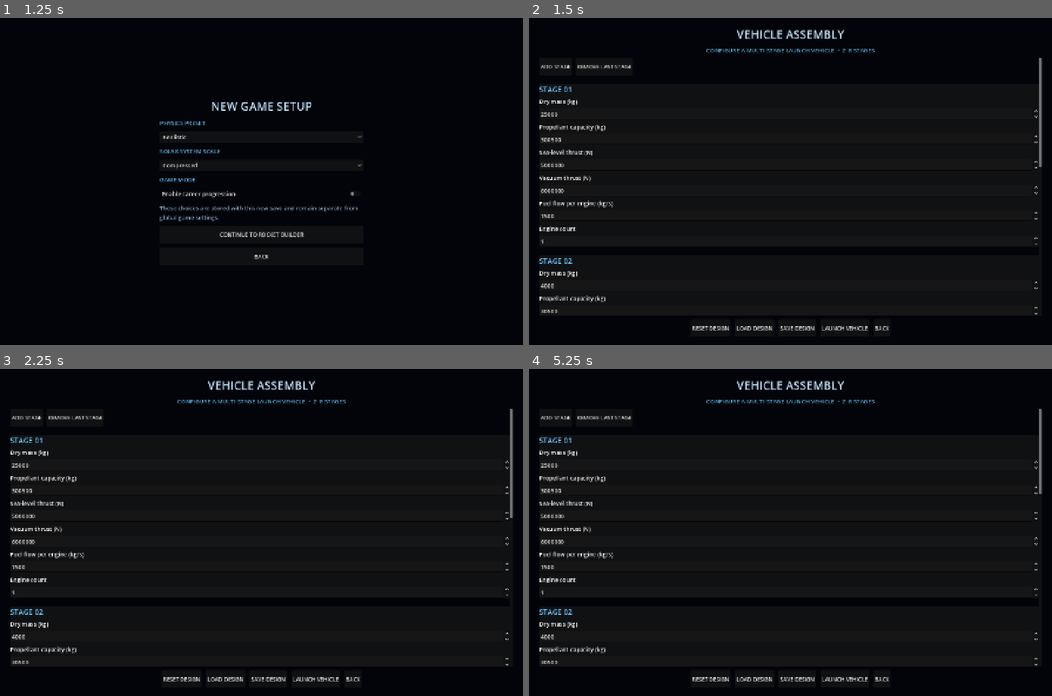
Above: before the commit, frames 1-4 (two rows, left to right).
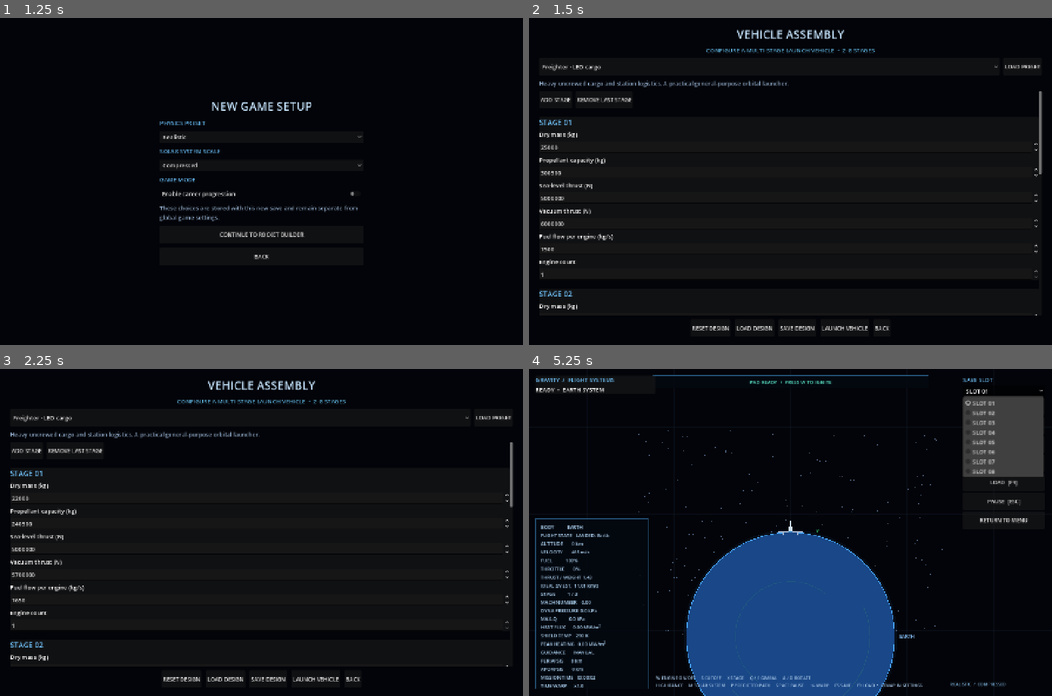
Above: after the commit, the same moments.

Repository: Blagos1195/Gravity-simulator
Game: Godot game, scene res://scenes/main.tscn
The game is run twice, just before and just after one commit, with the same random seed, the same clock (stepped at 60 frames per second) and the same inputs.
Inputs (mouse positions are in pixels of both pictures, inside the frame that each line leads up to):
- Up to frame 1 (1.25 s): click "NEW GAME" at 0.5 s
- Up to frame 2 (1.5 s): click "CONTINUE TO ROCKET BUILDER" at 1.25 s
- Up to frame 3 (2.25 s): click "RESET DESIGN" (after the commit: "LOAD PRESET") at 2 s
- Up to frame 4 (5.25 s): click "LAUNCH VEHICLE" at 2.75 s; click (842, 679) at 3.5 s, where only the run before the commit has a clickable "LAUNCH VEHICLE"; click (555, 418) at 4.25 s, where only the run before the commit has a clickable "ADD STAGE"; click (1004, 391) at 5 s, where only the run after the commit has a clickable "SLOT 01"

Frame 1 is identical in both runs. In frame 2, 3.1% of the frame differs, in the area x 2-99%, y 12-91%; in frame 3, 3.1%; in frame 4, 26%, in the area x 1-99%, y 1-100%.

Commit message:
Add mission preset selector to rocket builder

Diff:
--- a/Gravity/scripts/main.gd
+++ b/Gravity/scripts/main.gd
@@ -217,6 +217,30 @@
 	subtitle.horizontal_alignment = HORIZONTAL_ALIGNMENT_CENTER
 	subtitle.add_theme_color_override("font_color", Color(0.35, 0.66, 0.82))
 	root.add_child(subtitle)
+	var preset_row := HBoxContainer.new()
+	preset_row.add_theme_constant_override("separation", 10)
+	root.add_child(preset_row)
+	var preset_selector := OptionButton.new()
+	preset_selector.size_flags_horizontal = Control.SIZE_EXPAND_FILL
+	for preset in RocketDesign.preset_options():
+		preset_selector.add_item(str(preset.label))
+		preset_selector.set_item_metadata(preset_selector.item_count - 1, str(preset.id))
+	preset_selector.select(1)
+	preset_row.add_child(preset_selector)
+	var preset_description := Label.new()
+	preset_description.text = RocketDesign.preset_description("LEO_CARGO")
+	preset_description.autowrap_mode = TextServer.AUTOWRAP_WORD_SMART
+	preset_description.add_theme_color_override("font_color", Color(0.58, 0.68, 0.8))
+	root.add_child(preset_description)
+	preset_selector.item_selected.connect(func(index: int):
+		var selected_preset_id := str(preset_selector.get_item_metadata(index))
+		preset_description.text = RocketDesign.preset_description(selected_preset_id)
+	)
+	_add_button(preset_row, "LOAD PRESET", func():
+		var selected_preset_id := str(preset_selector.get_item_metadata(preset_selector.selected))
+		rocket_design = RocketDesign.create_preset(selected_preset_id)
+		_show_vehicle_editor()
+	)
 	var scroll := ScrollContainer.new()
 	scroll.size_flags_vertical = Control.SIZE_EXPAND_FILL
 	root.add_child(scroll)
